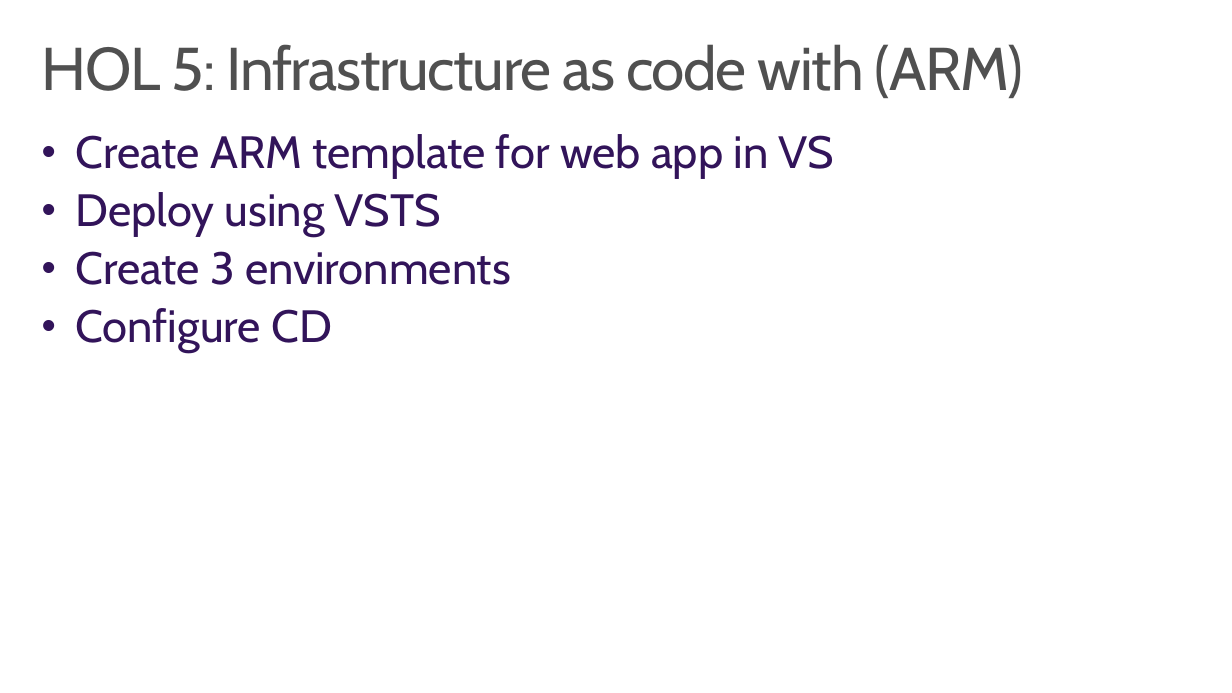
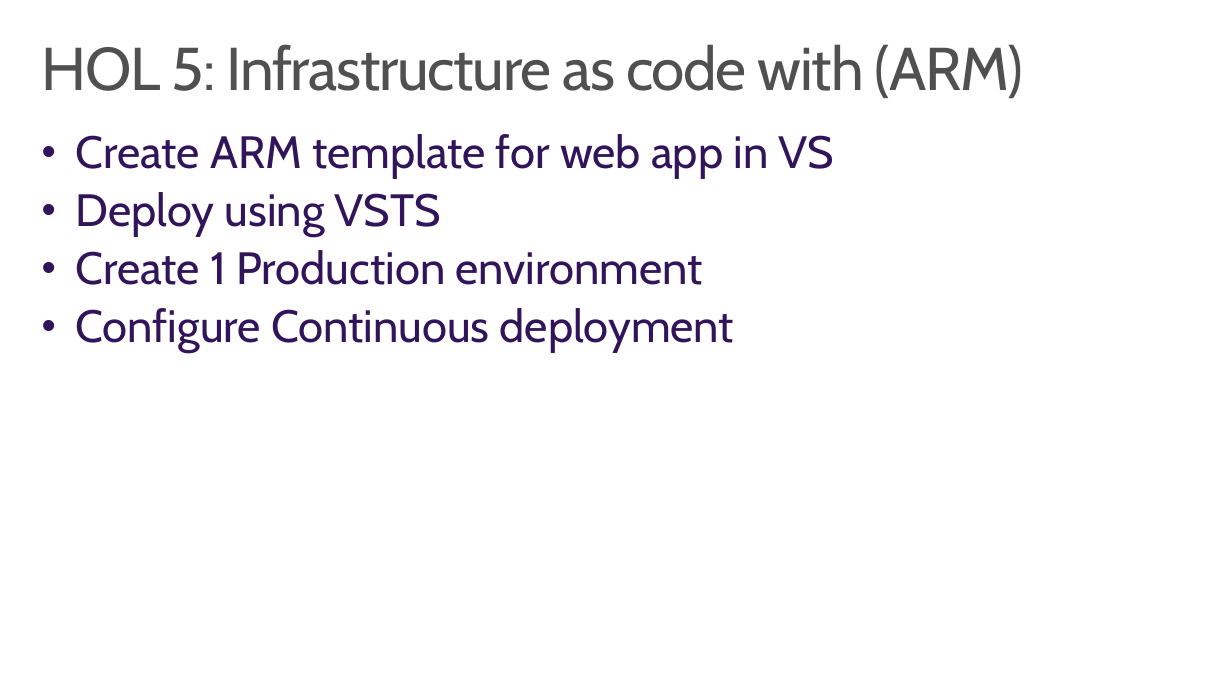
Before and after one commit to wely/DevCamp, a slide deck: slide 13 of Presentation/Module00-Hols.pptx (slide 10 before the commit). Drawn at 1232x693 pixels with LibreOffice and Linux fonts; fonts in the diff are those of the drawing; background and template pictures are left out. Boxes give left, top, right and bottom in pixels: in the first picture for what was removed or moved away, otherwise in the second. Text is boxed around its words. In the diff, an @@ line names an element or a change of style, - is before the commit and + after.

```diff
--- a/Presentation/Module00-Hols.pptx
+++ b/Presentation/Module00-Hols.pptx
@@ text at bbox=[76, 250, 734, 353]: text changed @@
-• Create 3 environments
-• Configure CD
+• Create 1 Production environment
+• Configure Continuous deployment
```
Also in this commit, not shown: 7 other slides changed, 3 slides added, 2 other files.
